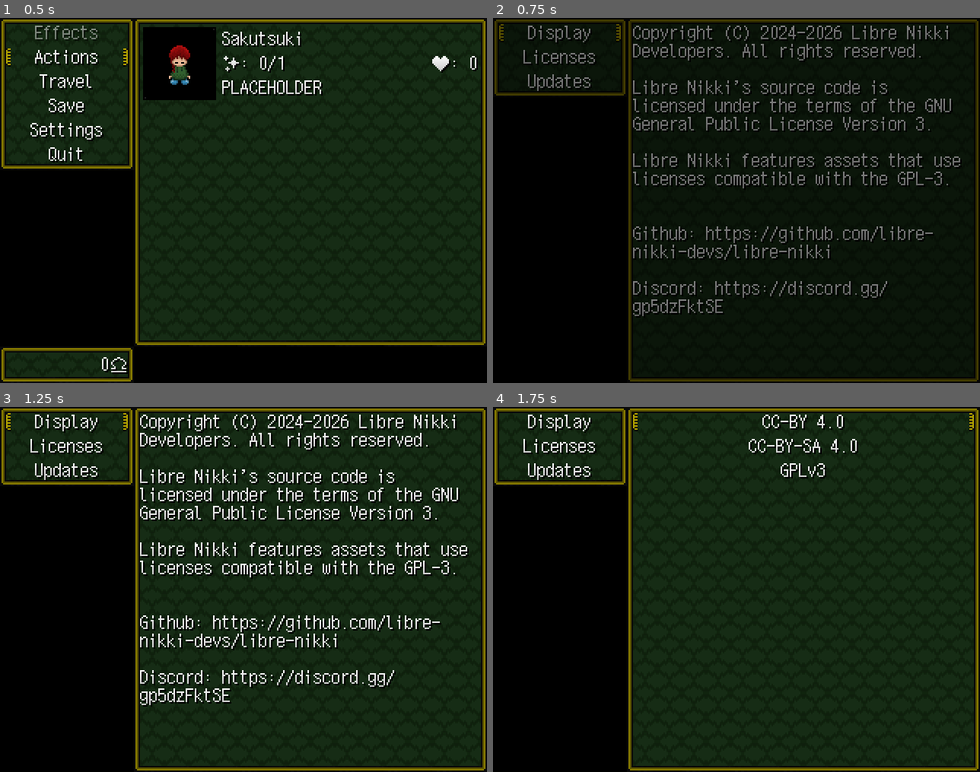
Above: before the commit, frames 1-4 (two rows, left to right).
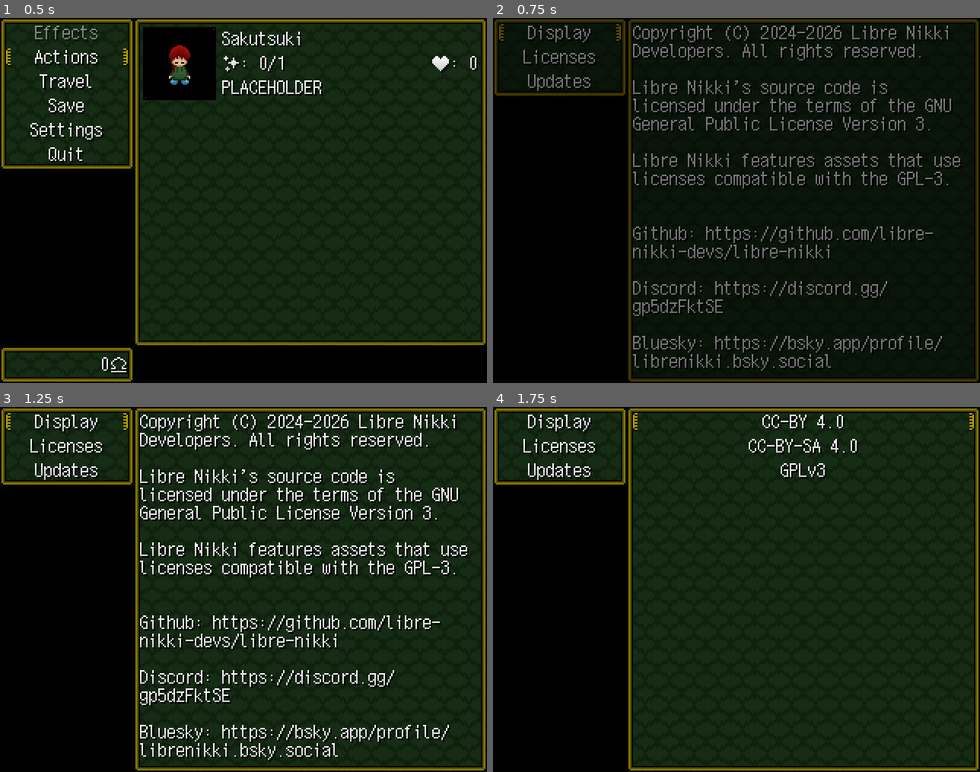
Above: after the commit, the same moments.

Repository: libre-nikki-devs/libre-nikki
Game: Godot game, scene res://scenes/ui/player_menu.tscn
Same seed, same stepped clock (60 frames per second), same inputs: the game is played once before the commit and once after it. This scene is started directly instead of the project's main scene.
Inputs:
- Up to frame 1 (0.5 s): no input
- Up to frame 2 (0.75 s): click "Settings" at 0.5 s
- Up to frame 3 (1.25 s): no input
- Up to frame 4 (1.75 s): click "Actions" at 1.25 s

Frame 1 is identical in both runs. In frame 2, 1.0% of the frame differs, in the area x 28-93%, y 87-97%; in frame 3, 1.7%, in the area x 28-93%, y 87-98%; in frame 4, nothing differs.

Commit message:
Add Bluesky link

Diff:
--- a/scenes/ui/settings_menu.tscn
+++ b/scenes/ui/settings_menu.tscn
@@ -48,7 +48,9 @@
 
 Github: [url]https://github.com/libre-nikki-devs/libre-nikki[/url]
 
-Discord: [url]https://discord.gg/gp5dzFktSE[/url]"
+Discord: [url]https://discord.gg/gp5dzFktSE[/url]
+
+Bluesky: [url]https://bsky.app/profile/librenikki.bsky.social[/url]"
 meta_underlined = false
 
 [node name="DisplayVBoxContainer" type="VBoxContainer" parent="MainPanelContainer" unique_id=376316123]
Not shown, changed: README.md
